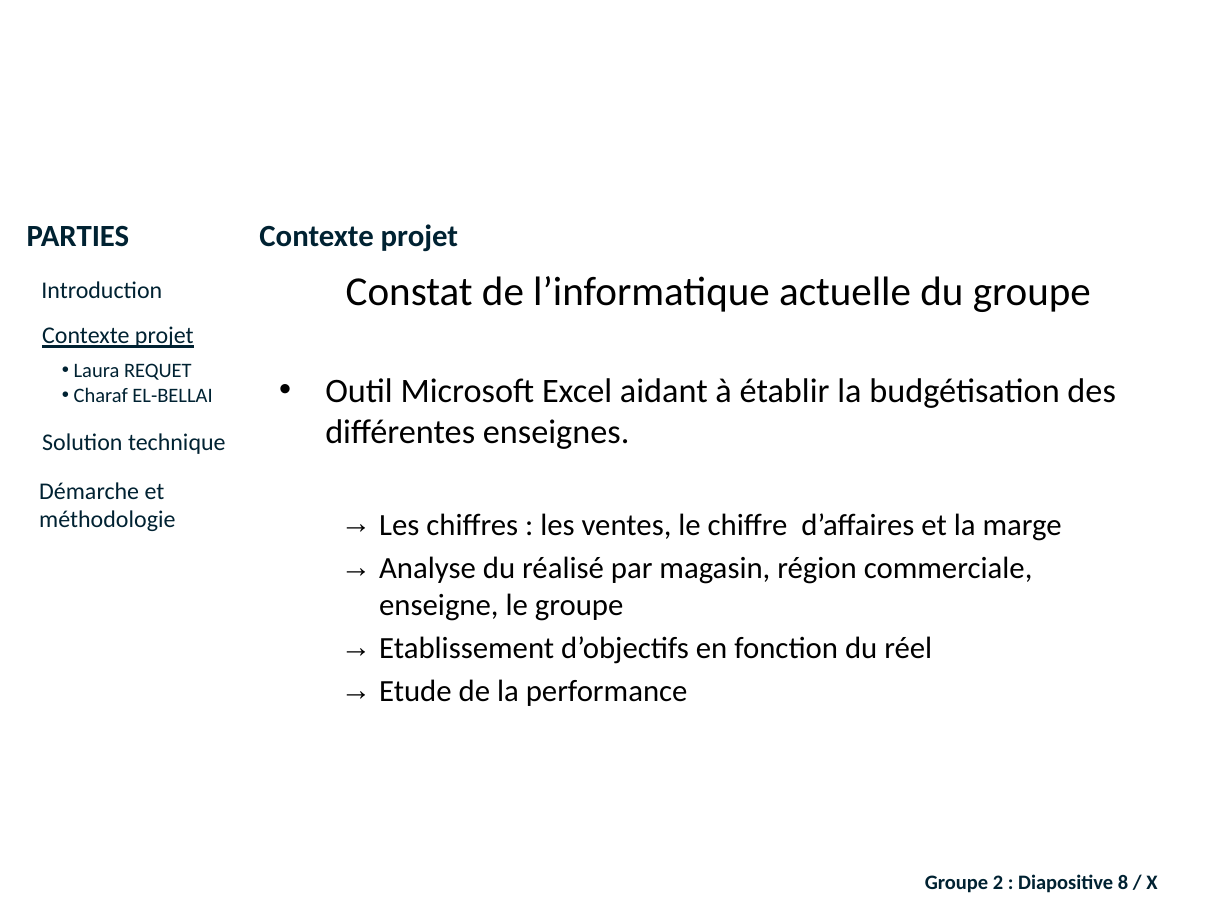
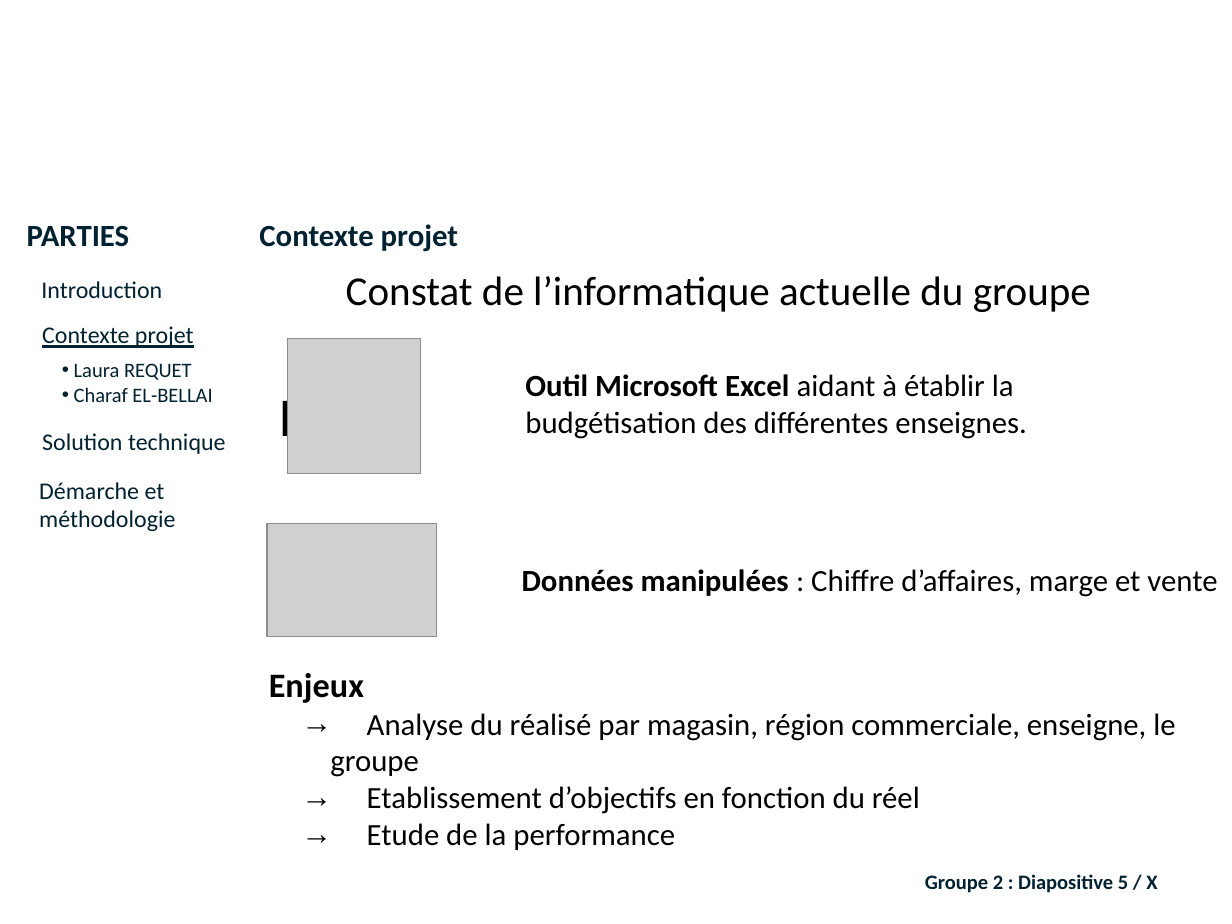
Before and after one commit to lobtec/dartiesgroupe2, a slide deck: slide 5 of PROJET/Soutenance Finale/Présentation finale.pptx (slide 8 before the commit). Drawn at 1232x924 pixels with LibreOffice and Linux fonts; fonts in the diff are those of the drawing; grey boxes stand for pictures; background and template pictures are left out. Boxes give left, top, right and bottom in pixels: in the first picture for what was removed or moved away, otherwise in the second. Text is boxed around its words. In the diff, an @@ line names an element or a change of style, - is before the commit and + after.

```diff
--- a/PROJET/Soutenance Finale/Présentation finale.pptx
+++ b/PROJET/Soutenance Finale/Présentation finale.pptx
@@ picture added at [287,339,420,473] @@
@@ text added at [525,374,1027,439], 18 pt, text #000000 @@
+Outil Microsoft Excel aidant à établir la budgétisation des différentes enseignes.
@@ text at [279,391,313,450]: text changed; size 18 to 32 pt @@
-• Outil Microsoft Excel aidant à établir la budgétisation des différentes enseignes.
-  → Les chiffres : les ventes, le chiffre d’affaires et la marge
-  → Analyse du réalisé par magasin, région commerciale, enseigne, le groupe
-  → Etablissement d’objectifs en fonction du réel
-  → Etude de la performance
+D
@@ picture added at [267,524,437,637] @@
@@ text added at [522,569,1217,597], 18 pt, text #000000 @@
+Données manipulées : Chiffre d’affaires, marge et vente
@@ text added at [269,673,1175,850], 18 pt, text #000000 @@
+Enjeux
+  → Analyse du réalisé par magasin, région commerciale, enseigne, le groupe
+  → Etablissement d’objectifs en fonction du réel
+  → Etude de la performance
@@ text at [925,874,1157,893]: text changed @@
-Groupe 2 : Diapositive 8 / X
+Groupe 2 : Diapositive 5 / X
```
Also in this commit, not shown: 31 other slides changed, 20 slides added, 42 slides removed.
